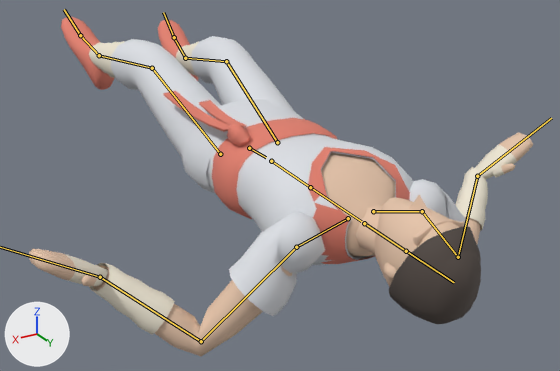
Before and after pictures for a commit that changed the glTF model game/assets/characters/fighter.glb.
Before and after are seen from a camera (50 mm lens) standing at (0.966, 2.082, 0.89) and looking at (-0.083, 0.333, 0.016). The lights are fixed; the arrows at lower left show +X, +Y and +Z. The first picture is the older version. Both versions are drawn at frame 13 of the action 'knockdown'; the numbers are the values there. The bones that change, and the others that lie on the model, are drawn over the model as lines.

In view in the first picture: 'FighterMesh'.
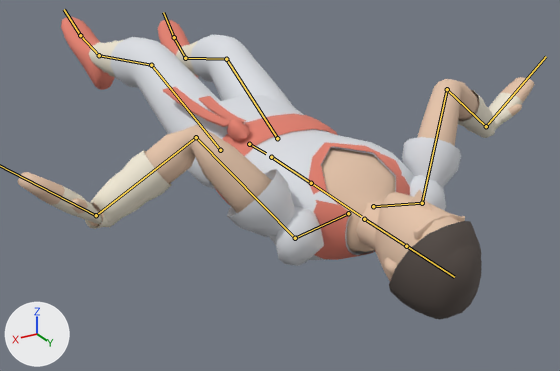
Scene script edits in JSON lines:
```json
{"block": "bone_hips", "where": "bone_hips = bpy.data.objects['FighterArmature'].pose.bones['hips']  # child of 'root'"}
{"op": "set", "path": "bone_hips.location", "old": "(0.0, -0.763, -0.31)", "new": "(0.0, -0.751, -0.31)"}
{"block": "bone_shoulder_l", "where": "bone_shoulder_l = bpy.data.objects['FighterArmature'].pose.bones['shoulder.L']  # child of 'chest'"}
{"op": "set", "path": "bone_shoulder_l.rotation_quaternion", "old": "(0.991, -0.057, 0.015, 0.114)", "new": "(0.993, -0.024, -0.022, 0.1)", "note": "degrees (-6, 2, 13) -> degrees (-3, -2, 12)"}
{"block": "bone_upper_arm_l", "where": "bone_upper_arm_l = bpy.data.objects['FighterArmature'].pose.bones['upper_arm.L']  # child of 'shoulder.L'"}
{"op": "set", "path": "bone_upper_arm_l.rotation_quaternion", "old": "(0.835, -0.283, -0.163, 0.32)", "new": "(0.002, 0.104, -0.86, -0.37)", "note": "degrees (-40, -6, 44) -> degrees (-46, 175, 12)"}
{"block": "bone_forearm_l", "where": "bone_forearm_l = bpy.data.objects['FighterArmature'].pose.bones['forearm.L']  # child of 'upper_arm.L'"}
{"op": "set", "path": "bone_forearm_l.rotation_quaternion", "old": "(0.787, 0.409, -0.182, -0.311)", "new": "(0.662, 0.518, 0.406, -0.015)", "note": "degrees (56, -2, -44) -> degrees (90, 39, 37)"}
{"block": "bone_hand_l", "where": "bone_hand_l = bpy.data.objects['FighterArmature'].pose.bones['hand.L']  # child of 'forearm.L'"}
{"op": "set", "path": "bone_hand_l.rotation_quaternion", "old": "(0.852, 0.364, -0.19, 0.138)", "new": "(0.678, -0.002, 0.388, -0.56)", "note": "degrees (45, -28, 7) -> degrees (-35, 35, -90)"}
{"block": "bone_shoulder_r", "where": "bone_shoulder_r = bpy.data.objects['FighterArmature'].pose.bones['shoulder.R']  # child of 'chest'"}
{"op": "set", "path": "bone_shoulder_r.rotation_quaternion", "old": "(0.991, -0.057, -0.015, -0.114)", "new": "(0.993, -0.024, 0.022, -0.1)", "note": "degrees (-6, -2, -13) -> degrees (-3, 2, -12)"}
{"block": "bone_upper_arm_r", "where": "bone_upper_arm_r = bpy.data.objects['FighterArmature'].pose.bones['upper_arm.R']  # child of 'shoulder.R'"}
{"op": "set", "path": "bone_upper_arm_r.rotation_quaternion", "old": "(0.835, -0.283, 0.163, -0.32)", "new": "(0.002, 0.104, 0.86, 0.37)", "note": "degrees (-40, 6, -44) -> degrees (-46, -175, -12)"}
{"block": "bone_forearm_r", "where": "bone_forearm_r = bpy.data.objects['FighterArmature'].pose.bones['forearm.R']  # child of 'upper_arm.R'"}
{"op": "set", "path": "bone_forearm_r.rotation_quaternion", "old": "(0.787, 0.409, 0.182, 0.311)", "new": "(0.662, 0.518, -0.406, 0.015)", "note": "degrees (56, 2, 44) -> degrees (90, -39, -37)"}
{"block": "bone_hand_r", "where": "bone_hand_r = bpy.data.objects['FighterArmature'].pose.bones['hand.R']  # child of 'forearm.R'"}
{"op": "set", "path": "bone_hand_r.rotation_quaternion", "old": "(0.852, 0.364, 0.19, -0.138)", "new": "(0.678, -0.002, -0.388, 0.56)", "note": "degrees (45, 28, -7) -> degrees (-35, -35, 90)"}
{"block": "bone_shin_l", "where": "bone_shin_l = bpy.data.objects['FighterArmature'].pose.bones['shin.L']  # child of 'thigh.L'"}
{"op": "set", "path": "bone_shin_l.rotation_quaternion", "old": "(0.99, -0.139, 0.0, 0.0)", "new": "(0.989, -0.146, 0.0, 0.0)", "note": "degrees (-16, 0, 0) -> degrees (-17, 0, 0)"}
```

Where the change shows, as pixel boxes (x1, y1, x2, y2) in the pictures (560 x 371 px):
```json
{"object": "FighterMesh", "change": "posed", "before": [29, 17, 533, 356], "after": [18, 17, 535, 319], "on screen": "11% shorter"}
{"bone": "hips", "before": "(249, 148) to (266, 157)", "after": "(249, 144) to (266, 153)"}
{"bone": "shoulder.L", "before": "(348, 218) to (296, 247)", "after": "(348, 213) to (295, 238)"}
{"bone": "upper_arm.L", "before": "(296, 247) to (201, 341)", "after": "(295, 238) to (196, 137)"}
{"bone": "forearm.L", "before": "(201, 341) to (100, 277)", "after": "(196, 137) to (96, 215)"}
{"bone": "shoulder.R", "before": "(373, 211) to (422, 211)", "after": "(373, 206) to (422, 203)"}
{"bone": "upper_arm.R", "before": "(422, 211) to (458, 257)", "after": "(422, 203) to (447, 89)"}
{"bone": "forearm.R", "before": "(458, 257) to (477, 176)", "after": "(447, 89) to (486, 126)"}
{"bone": "hand.R", "before": "(477, 176) to (551, 118)", "after": "(486, 126) to (546, 56)"}
{"bone": "shin.L", "before": "(152, 68) to (99, 55)", "after": "(151, 65) to (99, 55)"}
```
